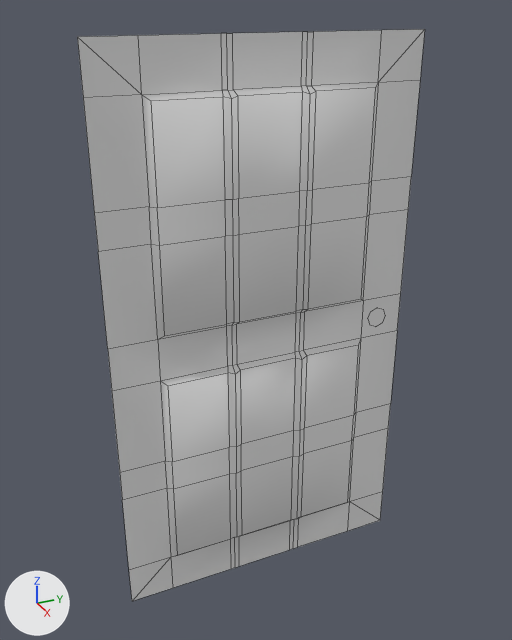
The FBX model Source/Assets/Models/Axel/Modular/Int_Door.fbx as it was, and as the next commit left it.
Camera for both pictures: a 50 mm camera at (2.08, -1.49, 2.39) aimed at (-0.05, -0.53, 1.32). Every picture has the same lights, and +X, +Y and +Z are marked at lower left. Mesh edges are drawn as thin lines. Where no turn or scale is listed for an object, it has been applied to the vertices.

The first picture shows 'Int_Door'.
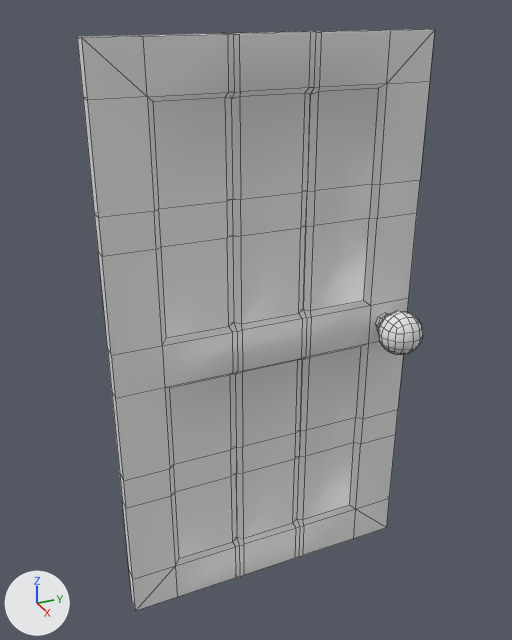
Pixel boxes [x1, y1, x2, y2] of what changed, in the pictures (512 x 640 px):
```json
{"object": "Int_Door", "change": "reshaped", "before": [77, 29, 425, 601], "after": [77, 29, 435, 611]}
{"part": 1, "of": "me_cube_011", "change": "added", "after": [375, 311, 423, 355]}
{"part": 2, "of": "me_cube_011", "change": "added", "after": [77, 29, 435, 611]}
```

Edits to the scene script, one JSON object a line:
```json
{"block": "me_cube_011", "where": "# used by ob_int_door; location = (0.0, 0.0, 0.0)"}
{"op": "remove", "block": "me_cube_011", "code": "me_cube_011.from_pydata(...)  # 253 vertices, 233 faces; spans x -0.21..0.0, y -1.08..0.08, z 0.21..2.29"}
{"op": "add", "block": "me_cube_011", "code": "me_cube_011.from_pydata(...)  # 506 vertices, 502 faces; spans x -0.21..0.21, y -1.08..0.08, z 0.21..2.29"}
{"block": "me_cube_011", "change": "me_cube_011 part 1: the loose piece of 113 vertices spanning x -0.21..-0.03, y -0.11..0.06, z 1.17..1.33 is copied, and the copy is mirrored in x about the mesh origin; it spans x 0.03..0.21, y -0.11..0.06, z 1.17..1.33"}
{"block": "me_cube_011", "change": "me_cube_011 part 2"}
{"block": "me_cube_011", "change": "50 vertices are added at x 0.0..0.03, y -0.89..-0.11, z 0.39..2.11"}
{"block": "me_cube_011", "change": "36 new vertices lie (0.06, 0.0, 0.0) away from vertices in x -0.03, y -1.08..0.08, z 0.21..2.29"}
{"block": "me_cube_011", "change": "8 new vertices lie (0.0, 0.17, 0.0) away from vertices in x 0.03, y -1.08, z 0.37..2.12"}
{"block": "me_cube_011", "change": "8 new vertices lie (0.0, -0.17, 0.0) away from vertices in x 0.03, y 0.08, z 0.37..2.12"}
{"block": "me_cube_011", "change": "6 new vertices lie (0.0, 0.0, -0.17) away from vertices in x 0.03, y -0.65..-0.35, z 2.29"}
{"block": "me_cube_011", "change": "6 new vertices lie (0.0, 0.0, 0.16) away from vertices in x 0.03, y -0.65..-0.35, z 0.21"}
{"block": "me_cube_011", "change": "6 new vertices lie (0.0, -0.23, 0.0) away from vertices in x 0.01, y -0.11, z 0.71..2.11"}
{"block": "me_cube_011", "change": "6 new vertices lie (0.0, 0.0, -0.32) away from vertices in x 0.01, y -0.89..-0.11, z 0.71..1.67"}
{"block": "me_cube_011", "change": "8 new vertices lie (0.0, 0.23, 0.0) away from vertices in x 0.01, y -0.89, z 0.39..2.11"}
{"block": "me_cube_011", "change": "6 new vertices lie (0.0, 0.0, 0.16) away from vertices in x 0.03, y -0.65..-0.35, z 1.17"}
{"block": "me_cube_011", "change": "161 new faces join them"}
```
